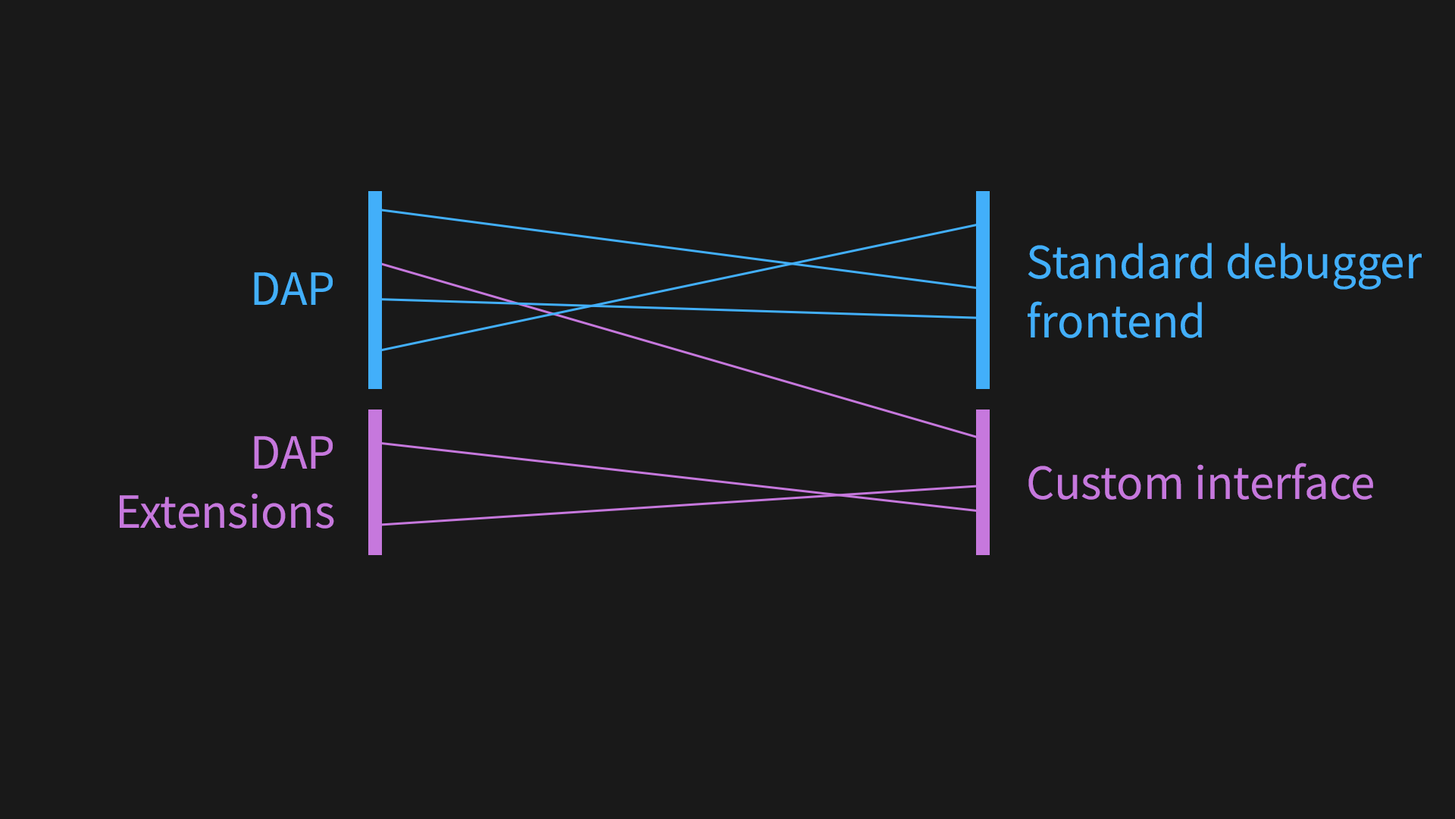
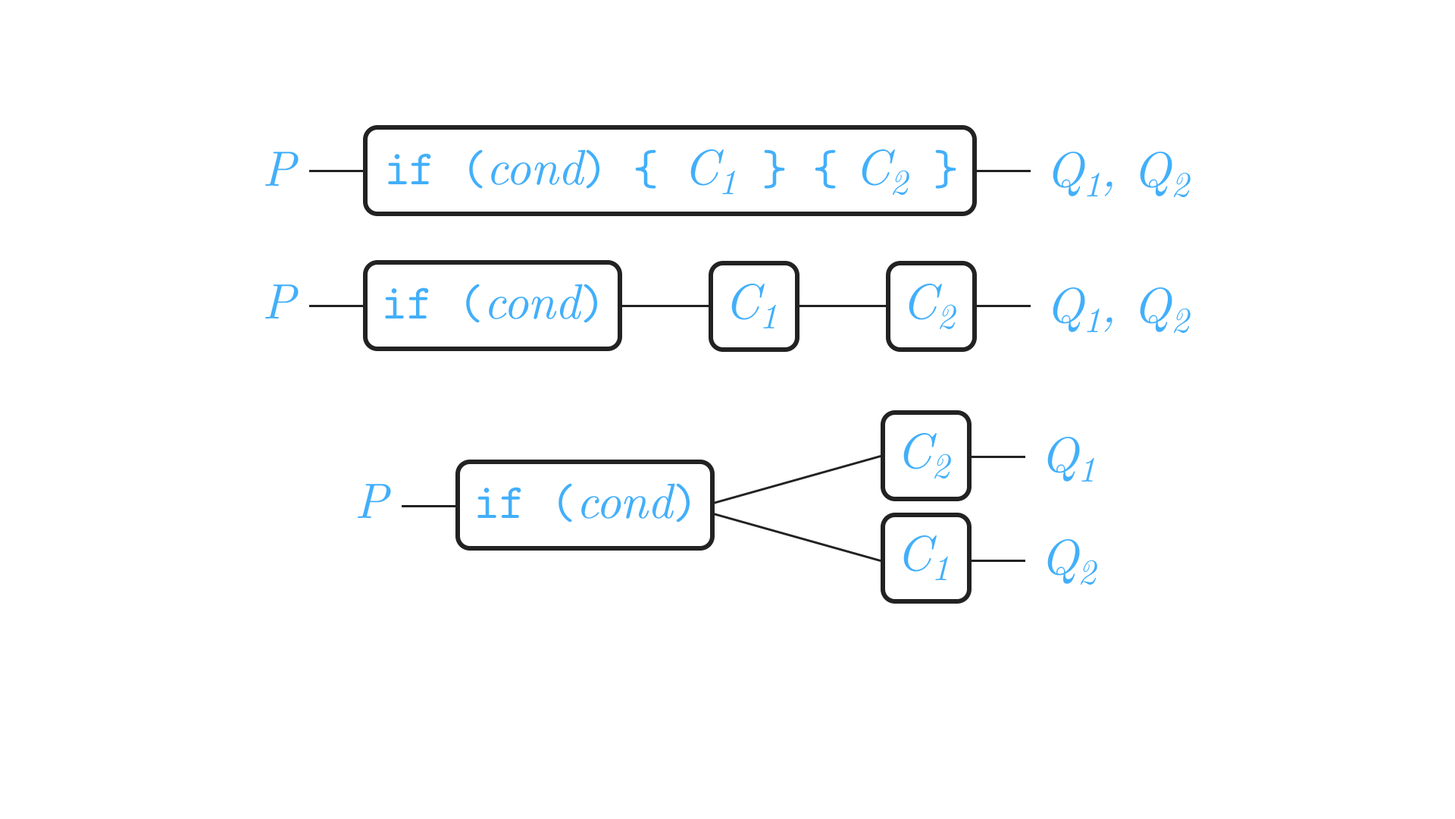
Revision of a layered 1455 × 819 image; what changed, layer by layer:
hid group "dap" (25 layers) over [left=119, top=191, right=1423, bottom=555]
painted on "Line 7" over [left=374, top=484, right=984, bottom=524]
showed group "interpreter" (42 layers) over [left=265, top=125, right=1191, bottom=604]
painted on "Rectangle 1 copy" (2nd of 2, in "interpreter" › "og.png") over [left=363, top=125, right=978, bottom=217]
painted on "Line 1 copy 6" (2nd of 2, in "interpreter" › "thunked.png") over [left=622, top=304, right=709, bottom=307]
painted on "Line 1 copy 5" (2nd of 2, in "interpreter" › "thunked.png") over [left=799, top=304, right=887, bottom=307]
painted on "Rectangle 1 copy 3" (3rd of 4, in "interpreter" › "thunked.png" › "if cond") over [left=363, top=259, right=623, bottom=351]
painted on "Rectangle 1" (5th of 8, in "interpreter" › "thunked.png" › "c1") over [left=708, top=260, right=800, bottom=352]
painted on "Rectangle 1" (6th of 8, in "interpreter" › "thunked.png" › "c2") over [left=886, top=260, right=978, bottom=352]
added group "lines" with 5 layers in group "branched.png" over [left=401, top=454, right=1026, bottom=563]
moved "Line 2 copy" (2nd of 2, in "interpreter" › "branched.png" › "lines") into group "lines" over [left=713, top=512, right=884, bottom=563]
moved "Line 2" (2nd of 2, in "interpreter" › "branched.png" › "lines") into group "lines" over [left=713, top=454, right=884, bottom=505]
painted on "Rectangle 1 copy 3" (4th of 4, in "interpreter" › "branched.png" › "if cond") over [left=455, top=459, right=715, bottom=551]
painted on "Rectangle 1" (7th of 8, in "interpreter" › "branched.png" › "c1") over [left=880, top=512, right=972, bottom=604]
painted on "Rectangle 1" (8th of 8, in "interpreter" › "branched.png" › "c2") over [left=880, top=410, right=972, bottom=502]
added layer "Color Fill 1 copy" above "Color Fill 1" over [left=0, top=0, right=1455, bottom=819]
…and 7 more changes (4 painted, 3 stack)
